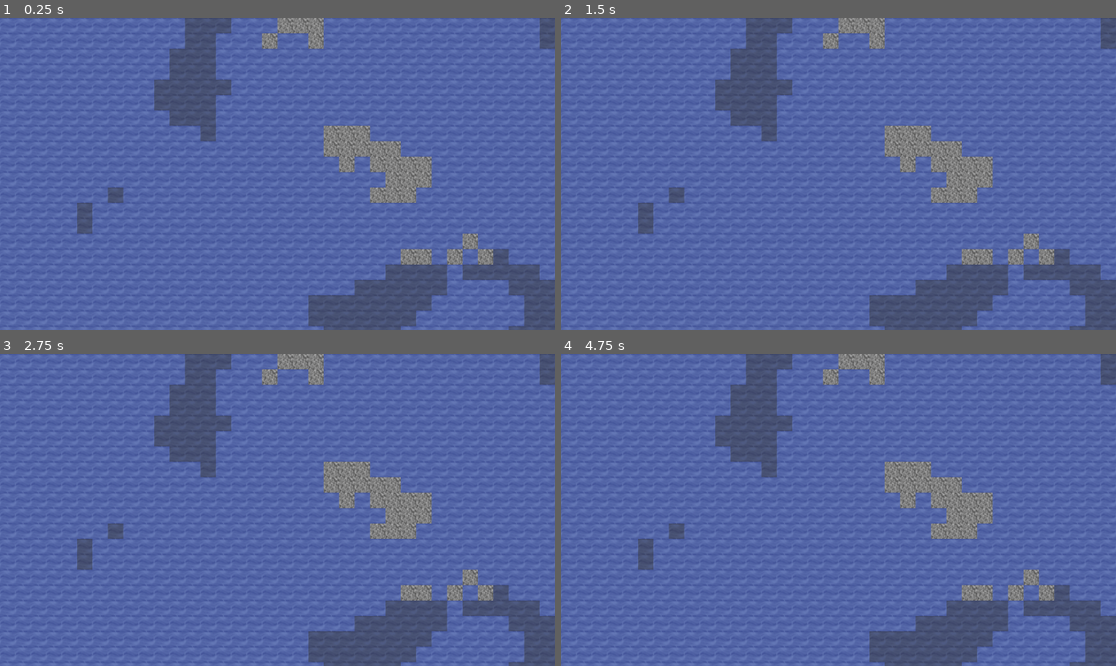
Above: before the commit, frames 1-4 (two rows, left to right).
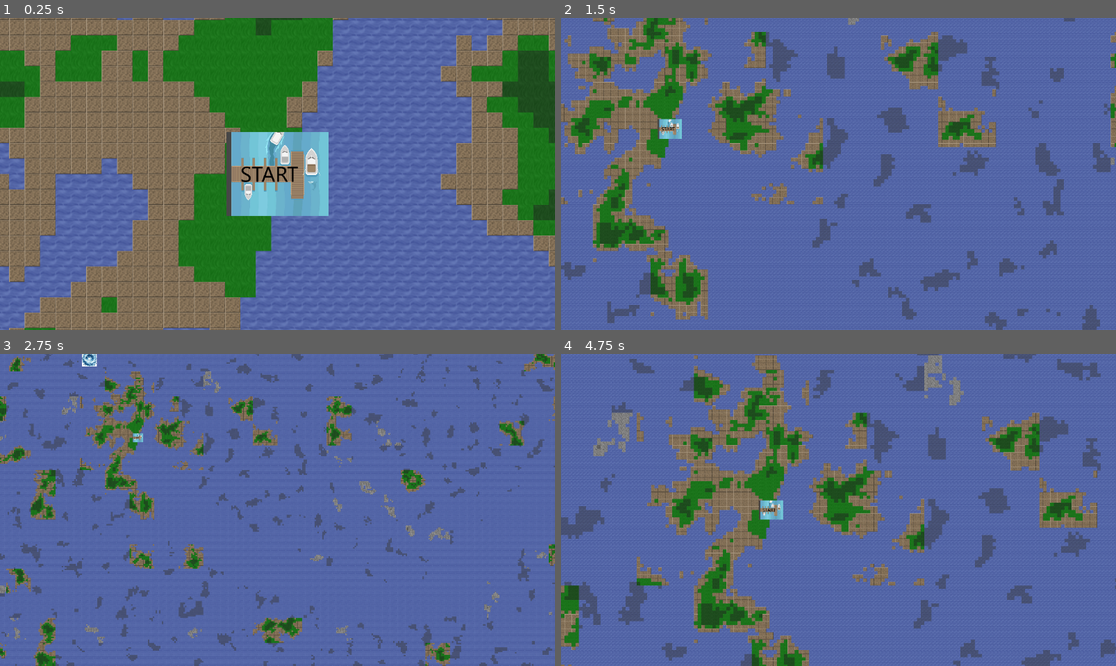
Above: after the commit, the same moments.

Repository: KN-Neuron/Neurogaming-wdrozenie-2026
Game: Godot game, scene res://main.tscn
Two runs of this game, one before a commit and one after it. Both use one fixed random seed, a clock stepped at 60 frames per second and the inputs below. The project has no main scene, so this scene is started directly.
Inputs:
- Up to frame 1 (0.25 s): no input
- Up to frame 2 (1.5 s): tap Enter at 0.5 s; hold Right (ui_right) 0.53-1.28 s; hold E 0.53-1.28 s; hold Down (ui_down) from 1.28 s (still down); tap Q at 1.35 s
- Up to frame 3 (2.75 s): release Down (ui_down) at 2.03 s; hold Right (ui_right) from 2.03 s (still down); hold E from 2.03 s (still down)
- Up to frame 4 (4.75 s): release Right (ui_right) at 2.78 s; release E at 2.78 s; hold Up (ui_up) 2.78-3.53 s; tap Q at 2.85, 4.35 s; hold E 3.53-4.28 s; hold Left (ui_left) from 3.53 s (still down)

The runs differ from the first frame. In frame 1, 69% of the frame differs, in the area x 0-100%, y 0-100%; in frame 2, 34%; in frame 3, 26%; in frame 4, 36%.

Commit message:
Add whirlpool structure assets and integrate into terrain generator

Diff:
--- /dev/null
+++ b/neuroship/World/Terrain/Structures/whirlpool.tscn
@@ -0,0 +1,9 @@
+[gd_scene format=3 uid="uid://dyqcqi6dkf648"]
+
+[ext_resource type="Texture2D" uid="uid://dvk2l4dmuyt3q" path="res://World/Terrain/Structures/whirlpool.jpg" id="1_ujaao"]
+
+[node name="Whirlpool" type="Node2D" unique_id=1026033121]
+
+[node name="Sprite2D" type="Sprite2D" parent="." unique_id=1486546518]
+scale = Vector2(0.5, 0.5)
+texture = ExtResource("1_ujaao")
--- a/neuroship/World/Terrain/terrain_generator.tscn
+++ b/neuroship/World/Terrain/terrain_generator.tscn
@@ -5,14 +5,27 @@
 [ext_resource type="Script" uid="uid://cjs1ldj1eg60d" path="res://World/Terrain/biome_data.gd" id="2_hsgs1"]
 [ext_resource type="PackedScene" uid="uid://mtn6eun8a2vn" path="res://World/Terrain/Structures/end_port.tscn" id="3_cgc3n"]
 [ext_resource type="Resource" uid="uid://bnixigvx40wbn" path="res://World/Terrain/Biomes/biome_sea.tres" id="3_rmhb2"]
+[ext_resource type="Script" uid="uid://deumldnpu7j3s" path="res://World/Terrain/Structures/placed_structure.gd" id="4_l0d0r"]
 [ext_resource type="Resource" uid="uid://dy0drbris03os" path="res://World/Terrain/Biomes/biome_island.tres" id="4_svws0"]
+[ext_resource type="PackedScene" uid="uid://dyqcqi6dkf648" path="res://World/Terrain/Structures/whirlpool.tscn" id="5_2oe32"]
 [ext_resource type="Resource" uid="uid://xrhcncu8q1tx" path="res://World/Terrain/Biomes/biome_rocks.tres" id="5_m31hp"]
 [ext_resource type="Script" uid="uid://sxcgp82q16f" path="res://World/Terrain/debug_camera.gd" id="6_r4csa"]
 
+[sub_resource type="Resource" id="Resource_h1sud"]
+script = ExtResource("4_l0d0r")
+structure_name = "Whirlpool"
+scene = ExtResource("5_2oe32")
+tile_position = Vector2(150, 200)
+influence_radius_tiles = 15.0
+target_noise = -1.0
+metadata/_custom_type_script = "uid://deumldnpu7j3s"
+
 [node name="TerrainGenerator" type="Node2D" unique_id=1720604078]
 script = ExtResource("1_yh308")
+debug_mode = true
 start_port_scene = ExtResource("2_6vbfo")
 end_port_scene = ExtResource("3_cgc3n")
+additional_structures = Array[ExtResource("4_l0d0r")]([SubResource("Resource_h1sud")])
 biomes = Array[ExtResource("2_hsgs1")]([ExtResource("3_rmhb2"), ExtResource("4_svws0"), ExtResource("5_m31hp")])
 
 [node name="Camera2D" type="Camera2D" parent="." unique_id=1682407626]
Binary file added: neuroship/World/Terrain/Structures/whirlpool.jpg
Not shown, added: neuroship/World/Terrain/Structures/whirlpool.jpg.import
